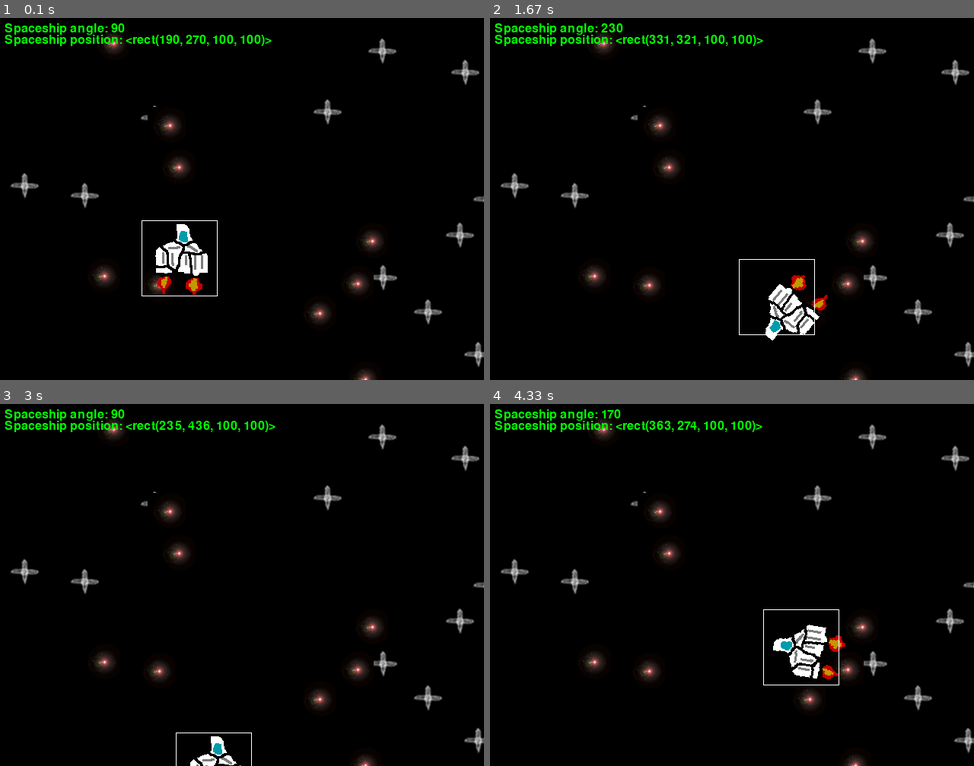
Above: before the commit, frames 1-4 (two rows, left to right).
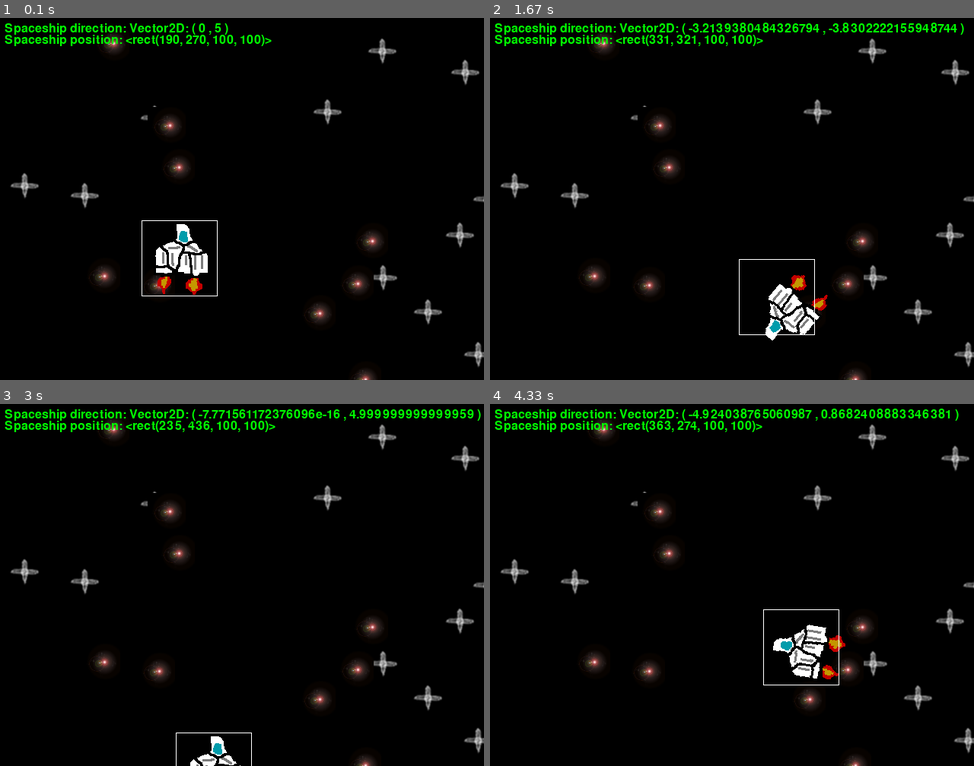
Above: after the commit, the same moments.

Repository: lndl/spaceship-battle
Game: pygame game, started from spaceship/game.py
Two runs of this game, one before a commit and one after it. Both use one fixed random seed, a clock stepped at 60 frames per second and the inputs below. The source is Python 2; it was converted automatically to run under Python 3.
Inputs:
- Up to frame 1 (0.1 s): no input
- Up to frame 2 (1.67 s): hold Right 0.33-0.8 s; hold Up 0.83-1.13 s; hold Right 1.17-1.63 s
- Up to frame 3 (3 s): hold Left 1.67-2.2 s; hold Down 2.23-2.53 s; hold Left 2.57-2.97 s
- Up to frame 4 (4.33 s): hold Up 3-3.37 s; hold Right 3.4-4.03 s; hold Down from 4.07 s (still down)

The runs differ from the first frame. In frame 1, 0.4% of the frame differs, in the area x 14-48%, y 1-5%; in frame 2, 1.1%; in frame 3, 1.1%; in frame 4, 1.2%, in the area x 14-97%, y 1-5%.

Commit message:
Nav system improved

Diff:
--- a/spaceship/game.py
+++ b/spaceship/game.py
@@ -44,6 +44,7 @@
 
   def catchUserInput(self):
     for e in pygame.event.get():
+      #print pygame.key.get_pressed()
       if e.type == pygame.QUIT:
         pygame.quit()
         exit()
@@ -72,7 +73,7 @@
       pygame.draw.rect(self.screen, WHITE, self.ship.rect, 1)
       #print "Debug mode: Draw statistics"
       font = pygame.font.Font(None, 24)
-      speedMsg = "Spaceship angle: " + str(self.ship.angle)
+      speedMsg = "Spaceship direction: " + str(self.ship.direction)
       posMsg = "Spaceship position: " + str(self.ship.rect)
       textS = font.render(speedMsg, 1, GREEN)
       textP = font.render(posMsg, 1, GREEN)
--- a/spaceship/ship.py
+++ b/spaceship/ship.py
@@ -36,11 +36,10 @@
     pygame.sprite.Sprite.__init__(self)
     self.image = load_image("ship.png")
     self.rect = self.image.get_rect()
-    self.center = Vector2D.fromPoint((HEIGHT / 2, WIDTH / 2))
-    #self.rect.centerx = HEIGHT / 2
-    #self.rect.centery = WIDTH / 2
+    self.center = Vector2D(HEIGHT / 2, WIDTH / 2)
     self.rect.center = self.center.toPoint()
-    self.angle = 90
+    self.direction = Vector2D(0,5) #Heading to 90 degrees
+    self.iImage = 90 / 10
     self.__initImageCache()
 
   def __initImageCache(self):
@@ -53,32 +52,20 @@
       self.cachedImages += \
       [pygame.transform.rotate(self.image, (angle - 90))]
 
-  def moveBackward(self):
-    self.center += Vector2D(5,0).rotate(self.angle).invX()
+  def moveForward(self):
+    self.center += self.direction.invY()
     self.rect.center = self.center.toPoint()
 
-  def moveForward(self):
-    self.center -= Vector2D(5,0).rotate(self.angle).invX()
+  def moveBackward(self):
+    self.center -= self.direction.invY()
     self.rect.center = self.center.toPoint()
 
-  def __rotate(self, angle):
-    oldRectCenter = self.rect.center
-    if __debug__:
-      try: rotatedImage = self.cachedImages[angle / 10]
-      except IndexError: print "Angle crash: %d" % angle
-      print "Ship rect: " + str(self.rect)
-    else:
-      rotatedImage = self.cachedImages[angle / 10]
-    newImageRectCenter = rotatedImage.get_rect().center
-
-    self.image = rotatedImage
-
   def rotateLeft(self):
-    if self.angle < 360 - 10: self.angle += 10
-    else: self.angle = 0
-    self.__rotate(self.angle)
+    self.iImage = (self.iImage + 1) % (360 / 10)
+    self.direction = self.direction.rotate(10)
+    self.image = self.cachedImages[self.iImage]
 
   def rotateRight(self):
-    if self.angle > 0: self.angle -= 10
-    else: self.angle = 360 - 10
-    self.__rotate(self.angle)
+    self.iImage = (self.iImage - 1) % (360 / 10)
+    self.direction = self.direction.rotate(-10)
+    self.image = self.cachedImages[self.iImage]
--- a/spaceship/vector.py
+++ b/spaceship/vector.py
@@ -23,7 +23,7 @@
 
 class Vector2D:
   '''
-  A 2D math vector to represental several geometrics and physics
+  A 2D math vector to represent several geometrics and physics
   concepts
   '''
 
@@ -90,6 +90,30 @@
     '''
     return Vector2D(-self.x, self.y)
 
+  def invY(self):
+    '''
+    Return a new vector with y coordinate inverted
+    '''
+    return Vector2D(self.x, -self.y)
+
+  def normal(self):
+    '''
+    Return a new vector normalized
+    '''
+    mag = self.magnitude()
+    return Vector2D(self.x / mag, self.y / mag)
+
+  def angle(self):
+    '''
+    Return the angle between x-axis and this vector
+    '''
+    if self.x > self.y:
+      radAngle = math.acos(1 / self.x)
+      return radAngle / math.pi * 180
+    else:
+      radAngle = math.asin(1 / self.y)
+      return radAngle / math.pi * 180
+
   def __str__(self):
     '''
     String representation
